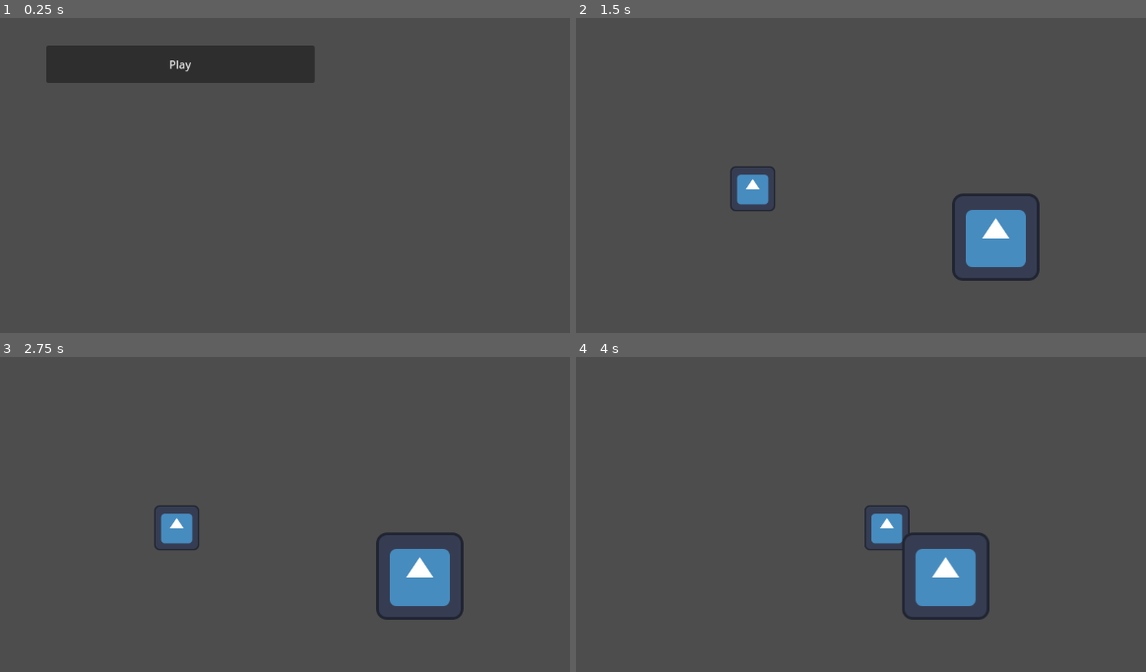
Above: before the commit, frames 1-4 (two rows, left to right).
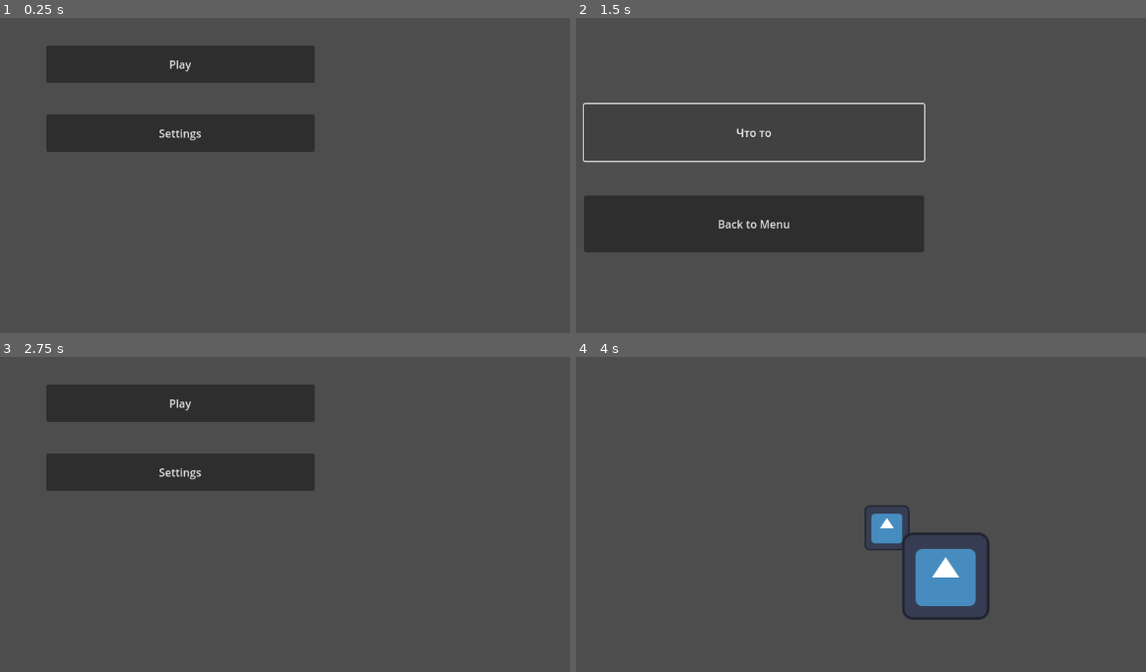
Above: after the commit, the same moments.

Repository: AWIX-studio/raiden_project
Game: Godot game, scene res://MainMenu.tscn
Same seed, same stepped clock (60 frames per second), same inputs: the game is played once before the commit and once after it. The project has no main scene, so this scene is started directly. The engine's default icon, where the game draws it, is replaced by a stand-in: a white triangle on a blue panel in a dark square.
Inputs (mouse positions are in pixels of both pictures, inside the frame that each line leads up to):
- Up to frame 1 (0.25 s): no input
- Up to frame 2 (1.5 s): click (758, 134) at 0.5 s, where only the run after the commit has a clickable "Settings"; click "Play" (after the commit: "Что то") at 1.25 s
- Up to frame 3 (2.75 s): click (176, 561) at 2 s, where only the run after the commit has a clickable "Back to Menu"
- Up to frame 4 (4 s): click (758, 404) at 2.75 s, where only the run after the commit has a clickable "Play"; tap Enter at 3.5 s; hold Right (ui_right) from 3.53 s (still down); hold Shift (sprint) from 3.53 s (still down)

The runs differ from the first frame. In frame 1, 5.5% of the frame differs, in the area x 8-56%, y 30-43%; in frame 2, 14%, in the area x 1-82%, y 26-84%; in frame 3, 14%; in frame 4, nothing differs.

Commit message:
Add_Settings_Menu

Diff:
--- a/MainMenu.gd
+++ b/MainMenu.gd
@@ -2,3 +2,7 @@
 
 func _on_button_button_down():
 	get_tree().change_scene_to_file("res://node_2d.tscn")
+
+
+func _on_button_2_button_down():
+	get_tree().change_scene_to_file("res://Settings.tscn")
--- a/MainMenu.tscn
+++ b/MainMenu.tscn
@@ -12,4 +12,12 @@
 offset_bottom = 169.0
 text = "Play"
 
+[node name="Button2" type="Button" parent="."]
+offset_left = 385.0
+offset_top = 215.0
+offset_right = 778.0
+offset_bottom = 270.0
+text = "Settings"
+
 [connection signal="button_down" from="Button" to="." method="_on_button_button_down"]
+[connection signal="button_down" from="Button2" to="." method="_on_button_2_button_down"]
--- /dev/null
+++ b/Settings.gd
@@ -0,0 +1,10 @@
+extends Node2D
+
+
+
+func _on_button_button_down():
+	pass
+
+
+func _on_button_2_button_down():
+	get_tree().change_scene_to_file("res://MainMenu.tscn")
--- /dev/null
+++ b/Settings.tscn
@@ -0,0 +1,26 @@
+[gd_scene load_steps=2 format=3 uid="uid://i62m8ltdkwp1"]
+
+[ext_resource type="Script" path="res://Settings.gd" id="1_focnw"]
+
+[node name="Settings" type="Node2D"]
+script = ExtResource("1_focnw")
+
+[node name="Button" type="Button" parent="."]
+offset_left = 502.0
+offset_top = -486.0
+offset_right = 1000.0
+offset_bottom = -403.0
+text = "Что то"
+
+[node name="Camera2D" type="Camera2D" parent="."]
+position = Vector2(749, -362)
+
+[node name="Button2" type="Button" parent="."]
+offset_left = 502.0
+offset_top = -352.0
+offset_right = 1000.0
+offset_bottom = -269.0
+text = "Back to Menu"
+
+[connection signal="button_down" from="Button" to="." method="_on_button_button_down"]
+[connection signal="button_down" from="Button2" to="." method="_on_button_2_button_down"]
